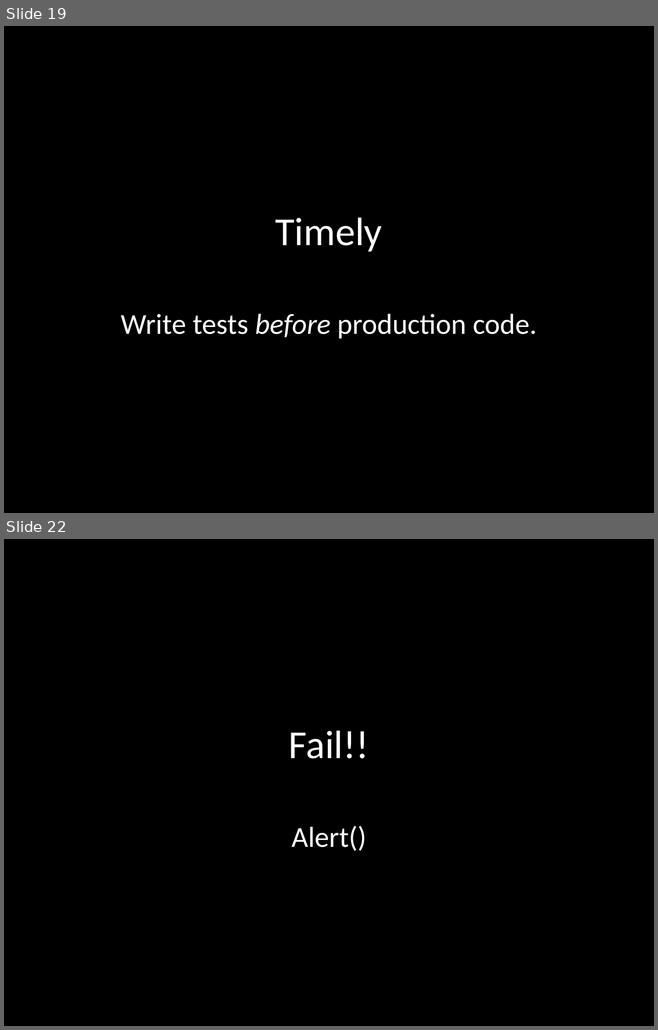
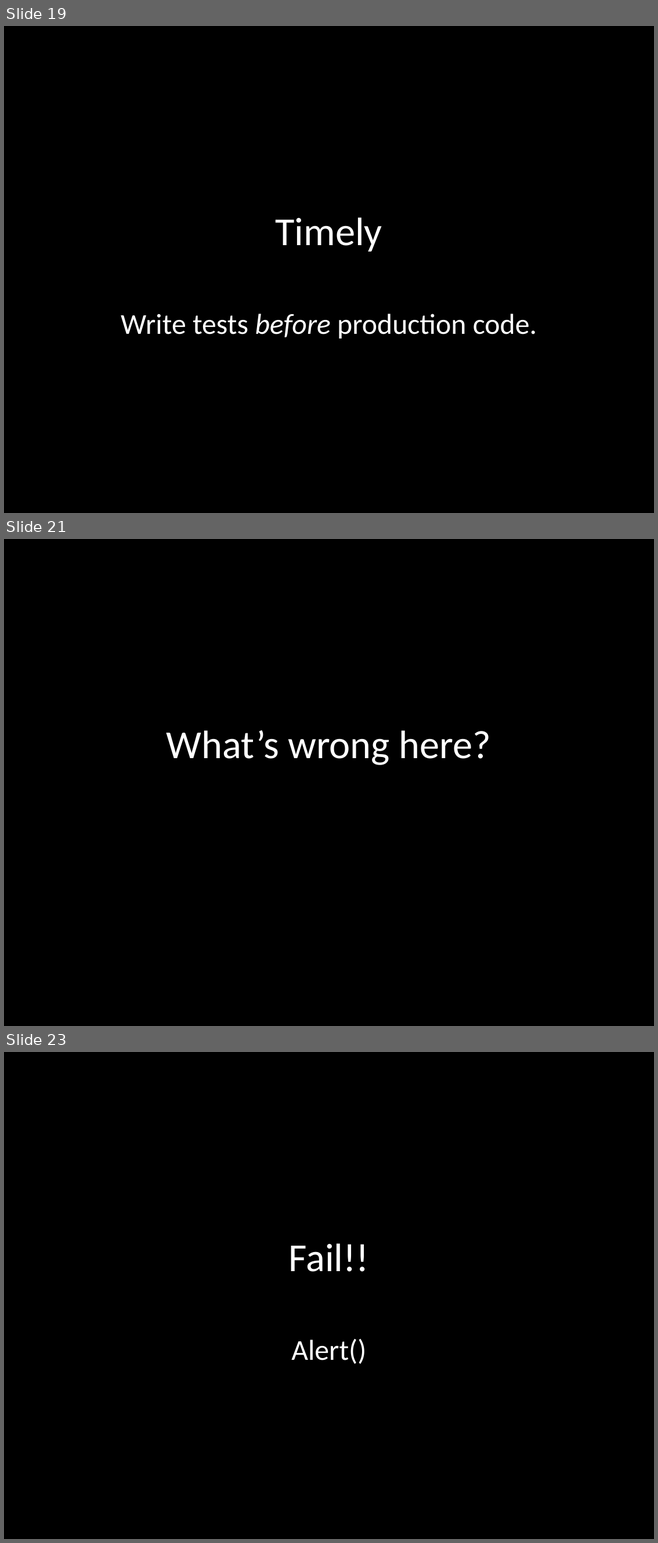
Before and after one commit to robertgreiner/presentations, a slide deck: testing-javascript/testing-javascript.pptx. Shown one above the other, each under a label of ours: slides 19 and 22 before the commit, slides 19, 21 and 23 after it; the slides between them are not shown. The pictures are 658x1030 and 658x1543 pixels, drawn with LibreOffice and Linux fonts; fonts in the diff are those of the drawing. Boxes give left, top, right and bottom in pixels: in the first picture for what was removed or moved away, otherwise in the second. Text is boxed around its words. In the diff, an @@ line names an element or a change of style, - is before the commit and + after.

```diff
--- a/testing-javascript/testing-javascript.pptx
+++ b/testing-javascript/testing-javascript.pptx
@@ slide 21 added at <box>4,539,654,1026</box>, background #000000 @@
@@ title added at <box>166,730,491,765</box>, 44 pt, text #FFFFFF @@
+What’s wrong here?
@@ what was slide 22 is now slide 23 @@
```
Also in this commit, not shown: 4 slides changed, 2 other slides added, 4 slides removed.
